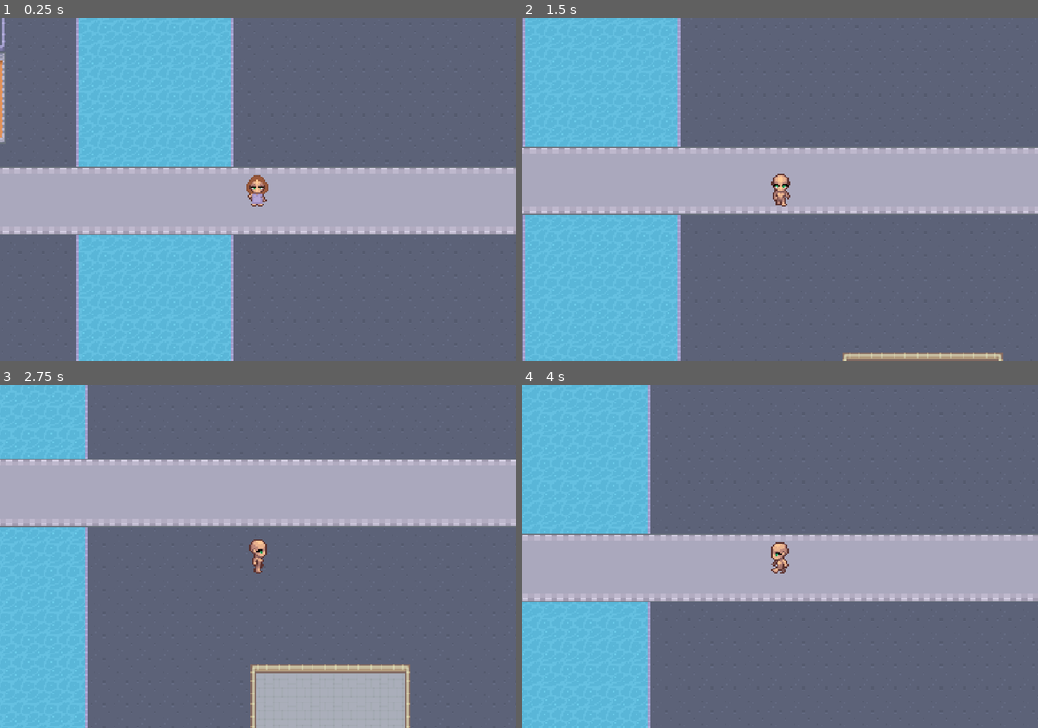
Above: before the commit, frames 1-4 (two rows, left to right).
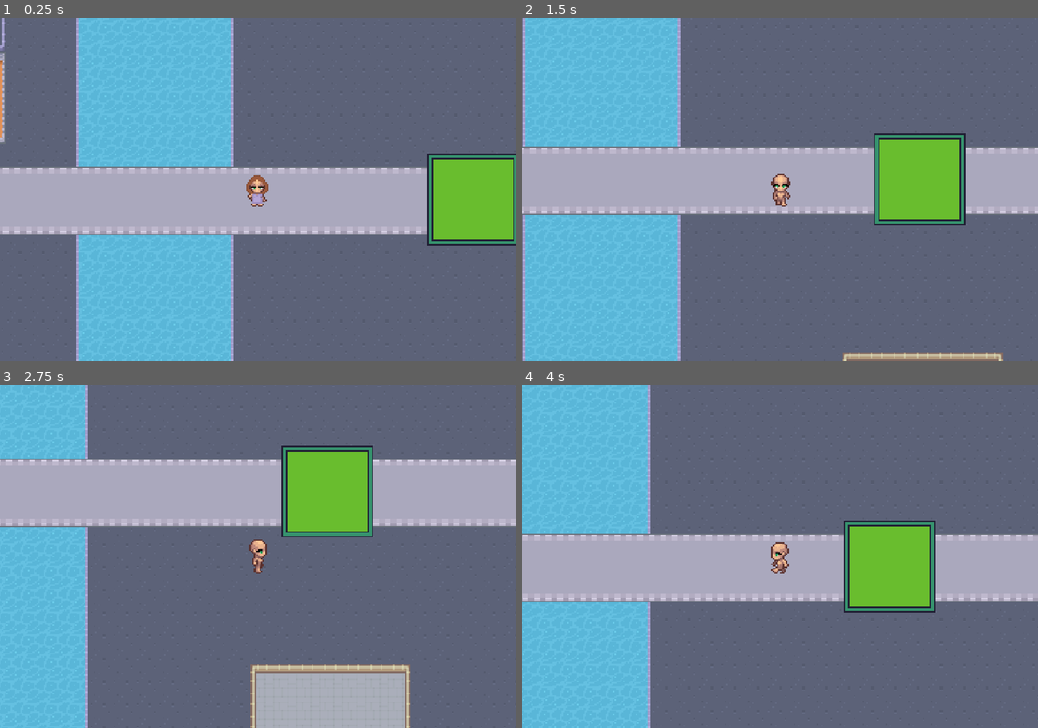
Above: after the commit, the same moments.

Repository: Ezacuak/scem_life
Game: Godot game, scene res://Levels/Scenes/level_1.tscn
Same seed, same stepped clock (60 frames per second), same inputs: the game is played once before the commit and once after it.
Inputs:
- Up to frame 1 (0.25 s): no input
- Up to frame 2 (1.5 s): tap Enter at 0.5 s; hold Right (ui_right) 0.53-1.28 s; hold Down (ui_down) from 1.28 s (still down)
- Up to frame 3 (2.75 s): release Down (ui_down) at 2.03 s; hold Right (ui_right) from 2.03 s (still down)
- Up to frame 4 (4 s): release Right (ui_right) at 2.78 s; hold Up (ui_up) 2.78-3.53 s; hold Left (ui_left) from 3.53 s (still down)

The runs differ from the first frame. In frame 1, 4.6% of the frame differs, in the area x 82-100%, y 39-67%; in frame 2, 4.8%, in the area x 68-86%, y 33-61%; in frame 3, 4.7%; in frame 4, 4.8%.

Commit message:
pour Antonin

Diff:
--- a/Levels/Scenes/level_1.tscn
+++ b/Levels/Scenes/level_1.tscn
@@ -3,6 +3,7 @@
 [ext_resource type="PackedScene" uid="uid://bor0vo617i5dk" path="res://Player/Scenes/player.tscn" id="1_12axb"]
 [ext_resource type="Texture2D" uid="uid://jlqepcnk16l5" path="res://kenney_rpgUrbanKit/Tiles/tile_0441.png" id="2_cpxlu"]
 [ext_resource type="Texture2D" uid="uid://crllwujp7t4q2" path="res://kenney_rpgUrbanKit/Tilemap/tilemap_packed.png" id="3_mb5l5"]
+[ext_resource type="PackedScene" uid="uid://rclml3fsdfc0" path="res://PNJ/pnj.tscn" id="4_jxje7"]
 
 [sub_resource type="TileSetAtlasSource" id="TileSetAtlasSource_mb5l5"]
 texture = ExtResource("2_cpxlu")
@@ -1290,3 +1291,6 @@
 
 [node name="Camera2D" type="Camera2D" parent="Player" unique_id=1360576923]
 zoom = Vector2(3, 3)
+
+[node name="PNJ" parent="." unique_id=1743636508 instance=ExtResource("4_jxje7")]
+position = Vector2(150, 7)
--- a/PNJ/pnj.gd
+++ b/PNJ/pnj.gd
@@ -37,11 +37,11 @@
 		player_nearby = false
 		label.hide()
 		# Ferme la boîte de dialogue si ouverte
-		DialogManager.close_dialog()
+		DialogBoxManager.close_dialog()
 
 func interact():
 	var line = dialogues[dialogue_index]
-	DialogManager.show_dialog(npc_name, line)
+	DialogBoxManager.show_dialog(npc_name, line)
 
 	# Avance au prochain dialogue (boucle)
 	dialogue_index = (dialogue_index + 1) % dialogues.size()
--- a/PNJ/pnj.tscn
+++ b/PNJ/pnj.tscn
@@ -1,7 +1,7 @@
 [gd_scene format=3 uid="uid://rclml3fsdfc0"]
 
 [ext_resource type="Script" uid="uid://h5r2xpqr5ry1" path="res://PNJ/pnj.gd" id="1_b4g5s"]
-[ext_resource type="Texture2D" uid="uid://bkimtpalw7k2t" path="res://assets/test.png" id="2_7ovff"]
+[ext_resource type="Texture2D" uid="uid://cdr8kspfuv6l0" path="res://PNJ/test.png" id="2_b4g5s"]
 
 [sub_resource type="RectangleShape2D" id="RectangleShape2D_cpxlu"]
 size = Vector2(64, 64)
@@ -13,7 +13,7 @@
 script = ExtResource("1_b4g5s")
 
 [node name="Sprite2D" type="Sprite2D" parent="." unique_id=703648713]
-texture = ExtResource("2_7ovff")
+texture = ExtResource("2_b4g5s")
 
 [node name="CollisionShape2D" type="CollisionShape2D" parent="." unique_id=1738816754]
 shape = SubResource("RectangleShape2D_cpxlu")
--- a/project.godot
+++ b/project.godot
@@ -15,6 +15,10 @@
 config/features=PackedStringArray("4.6", "GL Compatibility")
 config/icon="res://icon.svg"
 
+[autoload]
+
+DialogBoxManager="*uid://cs2onf7nf1ki2"
+
 [display]
 
 window/size/viewport_width=1080
Renamed: DialogBox/DialogManager.gd -> DialogBox/DialogBoxManager.gd
Renamed: DialogBox/DialogManager.gd.uid -> DialogBox/DialogBoxManager.gd.uid
Renamed: dialogs/DialogBoxManager.gd -> dialogs/DialogManager.gd
